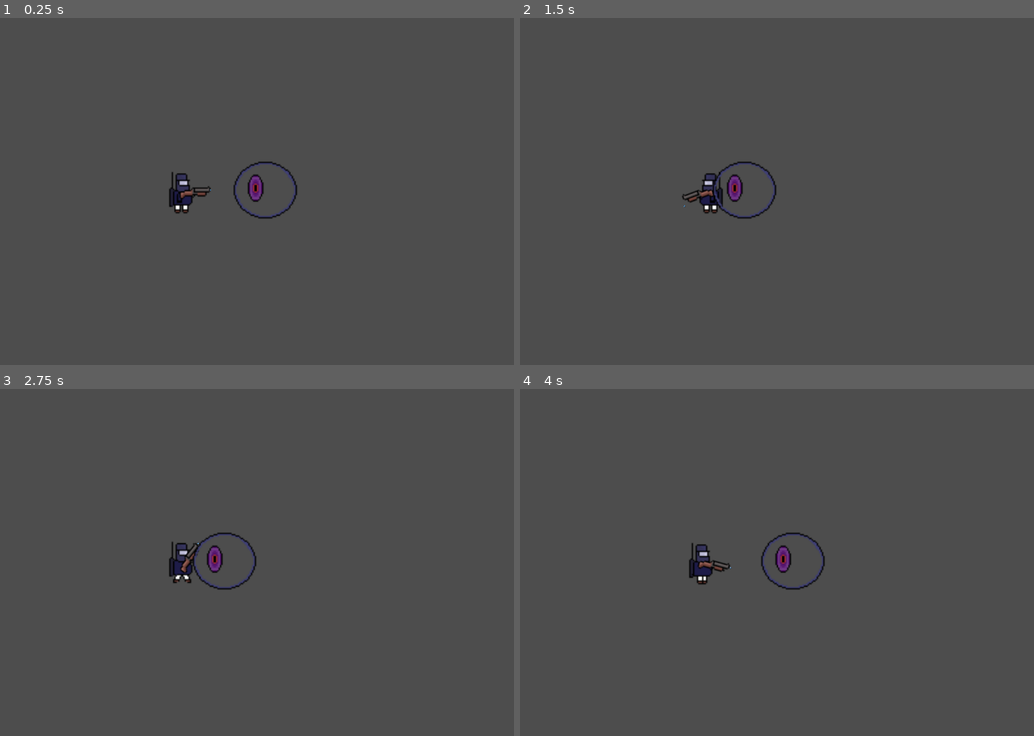
Above: before the commit, frames 1-4 (two rows, left to right).
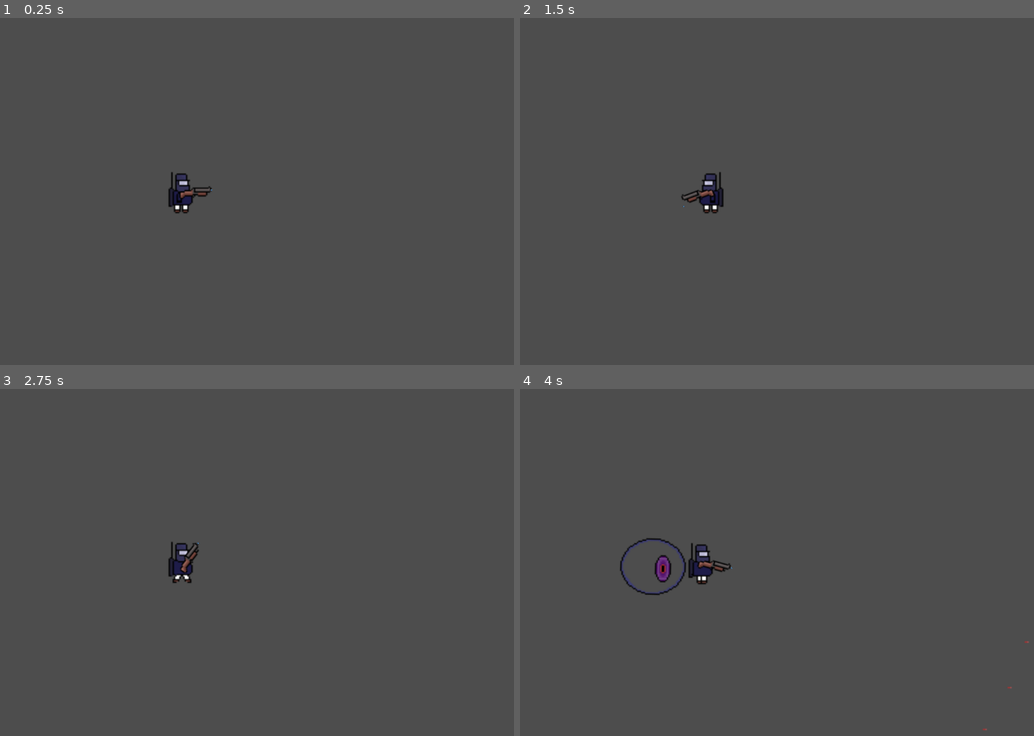
Above: after the commit, the same moments.

Repository: Albertvdw2001/buckshot-bob-gj-1
Game: Godot game, scene res://scenes/main.tscn
Two runs of this game, one before a commit and one after it. Both use one fixed random seed, a clock stepped at 60 frames per second and the inputs below. The engine's default icon, where the game draws it, is replaced by a stand-in: a white triangle on a blue panel in a dark square.
Inputs (mouse positions are in pixels of both pictures, inside the frame that each line leads up to):
- Up to frame 1 (0.25 s): no input
- Up to frame 2 (1.5 s): tap Enter (ui_accept) at 0.5, 0.77 s; move the mouse to (848, 174) at 0.52 s; press the mouse at (848, 174) at 0.53 s; hold Right (ui_right) 0.53-1.25 s; release the mouse at (848, 174) at 1.25 s; drag from (576, 212) to (674, 267) at 1.27 s
- Up to frame 3 (2.75 s): move the mouse to (251, 482) at 2.02 s; press the mouse at (251, 482) at 2.03 s; hold Right (ui_right) from 2.03 s (still down)
- Up to frame 4 (4 s): release Right (ui_right) at 2.75 s; release the mouse at (771, 482) at 2.75 s; drag from (674, 638) to (outside the picture) at 2.77 s; move the mouse to (900, 621) at 3.52 s; press the mouse at (900, 621) at 3.53 s; hold Left (ui_left) from 3.53 s (still down); tap Enter (ui_accept) at 3.77 s

The runs differ from the first frame. In frame 1, 0.5% of the frame differs, in the area x 32-58%, y 41-58%; in frame 2, 0.5%; in frame 3, 0.5%; in frame 4, 1.0%, in the area x 19-100%, y 41-99%.

Commit message:
Added main script - enemy spawning and score tracking; Added movement to enemy

Diff:
--- a/scenes/characters/enemy/enemy.gd
+++ b/scenes/characters/enemy/enemy.gd
@@ -4,11 +4,14 @@
 
 @onready var anim_sprite: AnimatedSprite2D = $AnimatedSprite2D
 
+var player: CharacterBody2D
 @export var health: int = 100
+@export var move_speed: float = 5000
 
 func _process(delta: float) -> void:
 	if health <= 0:
 		die()
+	move_to_player(delta)
 
 
 func take_damage(amount: int):
@@ -19,3 +22,13 @@
 func die():
 	if anim_sprite.animation != "dead":
 		anim_sprite.animation = "dead"
+
+
+func move_to_player(delta):
+	if not player:
+		print("WARNING: player is null in enemy.gd")
+		return
+	var direction = (player.global_position - global_position).normalized()
+	velocity = direction * move_speed * delta
+	look_at(direction)
+	move_and_slide()
--- /dev/null
+++ b/scenes/game_logic.gd
@@ -0,0 +1,31 @@
+extends Node2D
+
+class_name GameLogic
+
+@onready var player_node: CharacterBody2D = $space_guy
+
+@export var enemy: PackedScene
+
+var score: int = 0
+
+# enemy spawn rate in ms
+@export var enemy_spawn_rate: float = 3
+var enemy_spawn_timer: float
+
+func _ready() -> void:
+	enemy_spawn_timer = enemy_spawn_rate
+
+func _physics_process(delta: float) -> void:
+	enemy_spawn_timer -= delta
+	print(enemy_spawn_timer)
+	if enemy_spawn_timer <= 0:
+		spawn_enemy()
+		enemy_spawn_timer = enemy_spawn_rate
+
+func spawn_enemy():
+	var look_direction = player_node.position.normalized()
+	var new_enemy = enemy.instantiate() as Enemy
+	new_enemy.position = Vector2(5,5)
+	new_enemy.player = player_node
+	new_enemy.look_at(look_direction)
+	get_tree().current_scene.add_child(new_enemy)
--- a/scenes/main.tscn
+++ b/scenes/main.tscn
@@ -1,11 +1,12 @@
-[gd_scene load_steps=3 format=3 uid="uid://m0hqcka22y6o"]
+[gd_scene load_steps=4 format=3 uid="uid://m0hqcka22y6o"]
 
 [ext_resource type="PackedScene" uid="uid://cx0yc2x2ha45e" path="res://scenes/characters/player/space_guy.tscn" id="1_ig7tw"]
+[ext_resource type="Script" uid="uid://cv720jyhc3sdr" path="res://scenes/game_logic.gd" id="1_sugp2"]
 [ext_resource type="PackedScene" uid="uid://dp773kg3doyma" path="res://scenes/characters/enemy/enemy.tscn" id="2_0wfyh"]
 
-[node name="Node2D" type="Node2D"]
+[node name="Main" type="Node2D"]
+scale = Vector2(1.03621, 0.994633)
+script = ExtResource("1_sugp2")
+enemy = ExtResource("2_0wfyh")
 
 [node name="space_guy" parent="." instance=ExtResource("1_ig7tw")]
-
-[node name="Enemy" parent="." instance=ExtResource("2_0wfyh")]
-position = Vector2(62, -3)
--- a/scenes/weapons/shotgun.gd
+++ b/scenes/weapons/shotgun.gd
@@ -11,7 +11,7 @@
 @onready var anim_sprite: AnimatedSprite2D = $AnimatedSprite2D
 
 var fire_timer: float = 0.0
-@export var amount_shells = 1
+@export var amount_shells = 3
 @export var total_shot_spread: float = 30
 var mouse_pos
 var is_shooting: bool = false
Not shown, added: scenes/game_logic.gd.uid
